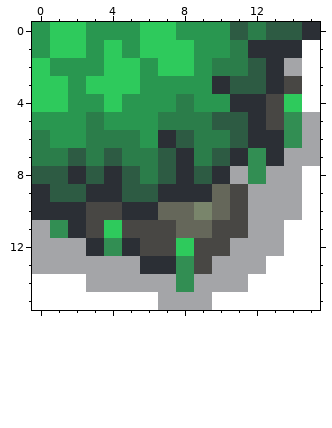
Two versions of one pixel-art sprite, Dungeony/core/assets/images/tile/WALL_BOTTOM_RIGHT.png. The first picture shows the starting point.
The file is 16x16 pixels.
New version:
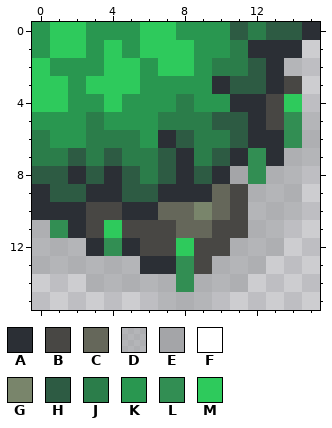
Palette (. is transparent): A #2b2f35  B #484744  C #65675a  D #a4a5a899  E #a4a5a8  F #ffffff  G #79856b  H #2d5b43  J #2b7d4a  K #299750  L #328e53  M #2eca5c
The author wrote: adding alpha to wall tiles
What changed:
Changed rows in their new state; - is an unchanged pixel.
first column x 0:
 1 ---------------.
 2 --------------D.
 3 ---------------.
 4 ---------------.
 5 ---------------D
 6 ---------------D
 7 --------------DD
 8 -------------DD.
 9 ------------DDD.
10 ------------DDD.
11 D-----------DD..
12 DDD--------DDD..
13 DDDDDD----DDD...
14 ...DDDDD-DDD....
15 .......DDD......
